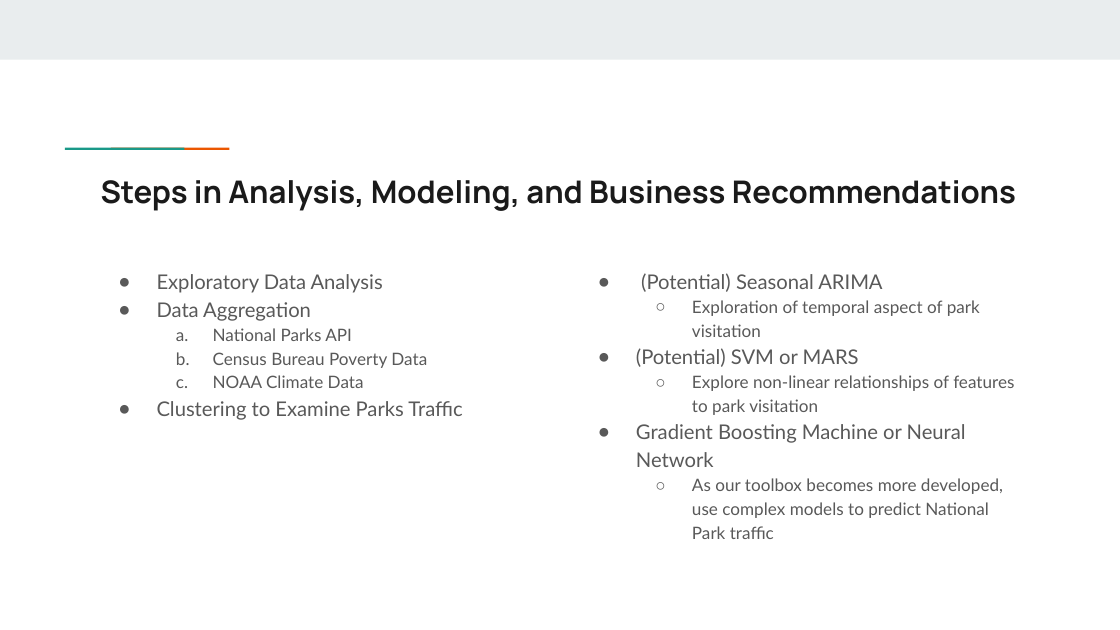
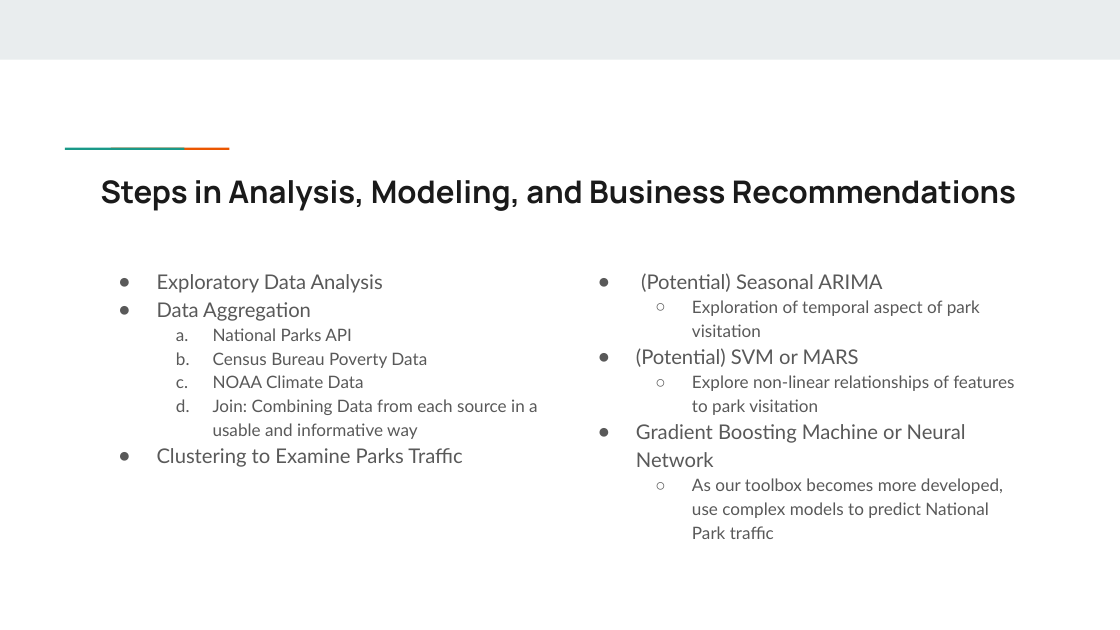
Before and after one commit to JViehman/NationalParks, a slide deck: slide 4 of Presentations/National Parks Visitations Five Minute Presentation(2).pptx. Drawn at 1120x630 pixels with LibreOffice and Linux fonts; fonts in the diff are those of the drawing. Boxes give left, top, right and bottom in pixels: in the first picture for what was removed or moved away, otherwise in the second. Text is boxed around its words. In the diff, an @@ line names an element or a change of style, - is before the commit and + after.

```diff
--- a/Presentations/National Parks Visitations Five Minute Presentation(2).pptx
+++ b/Presentations/National Parks Visitations Five Minute Presentation(2).pptx
@@ text at (x1=213, y1=399, x2=538, y2=439): paragraph added @@
+  d. Join: Combining Data from each source in a usable and informative way
```
Also in this commit, not shown: 1 slide added, 3 other files.
